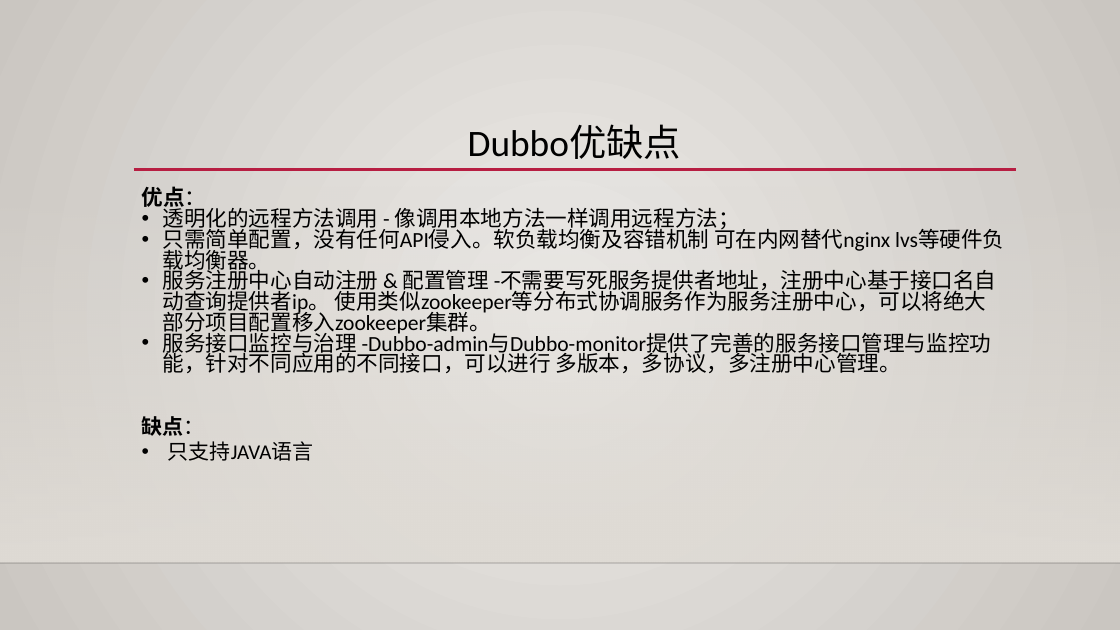
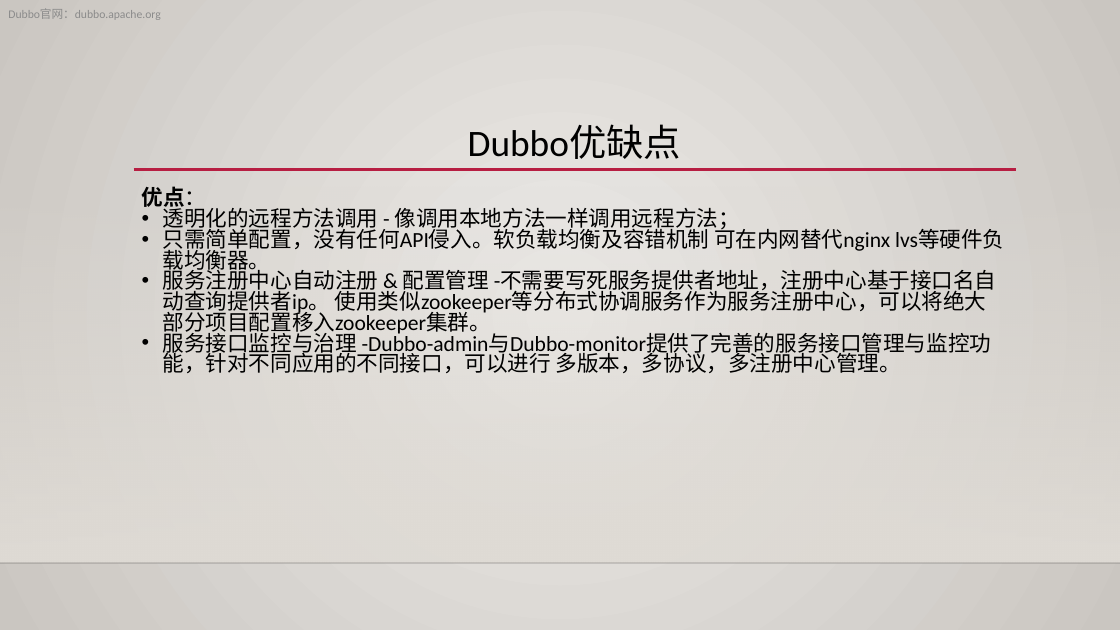
Before and after one commit to fxmayl/dubbo, a slide deck: slide 7 of 微服务架构之Dubbo入门介绍.pptx. Drawn at 1120x630 pixels with LibreOffice and Linux fonts; fonts in the diff are those of the drawing; background and template pictures are left out. Boxes give left, top, right and bottom in pixels: in the first picture for what was removed or moved away, otherwise in the second. Text is boxed around its words. In the diff, an @@ line names an element or a change of style, - is before the commit and + after.

```diff
--- a/微服务架构之Dubbo入门介绍.pptx
+++ b/微服务架构之Dubbo入门介绍.pptx
@@ text added at bbox=[8, 9, 160, 20], 10 pt, text #8C8C8C @@
+Dubbo官网：dubbo.apache.org
@@ text removed at bbox=[142, 416, 314, 461] @@
-缺点：
-• 只支持JAVA语言
```
Also in this commit, not shown: 6 other slides changed, 1 slide added.
